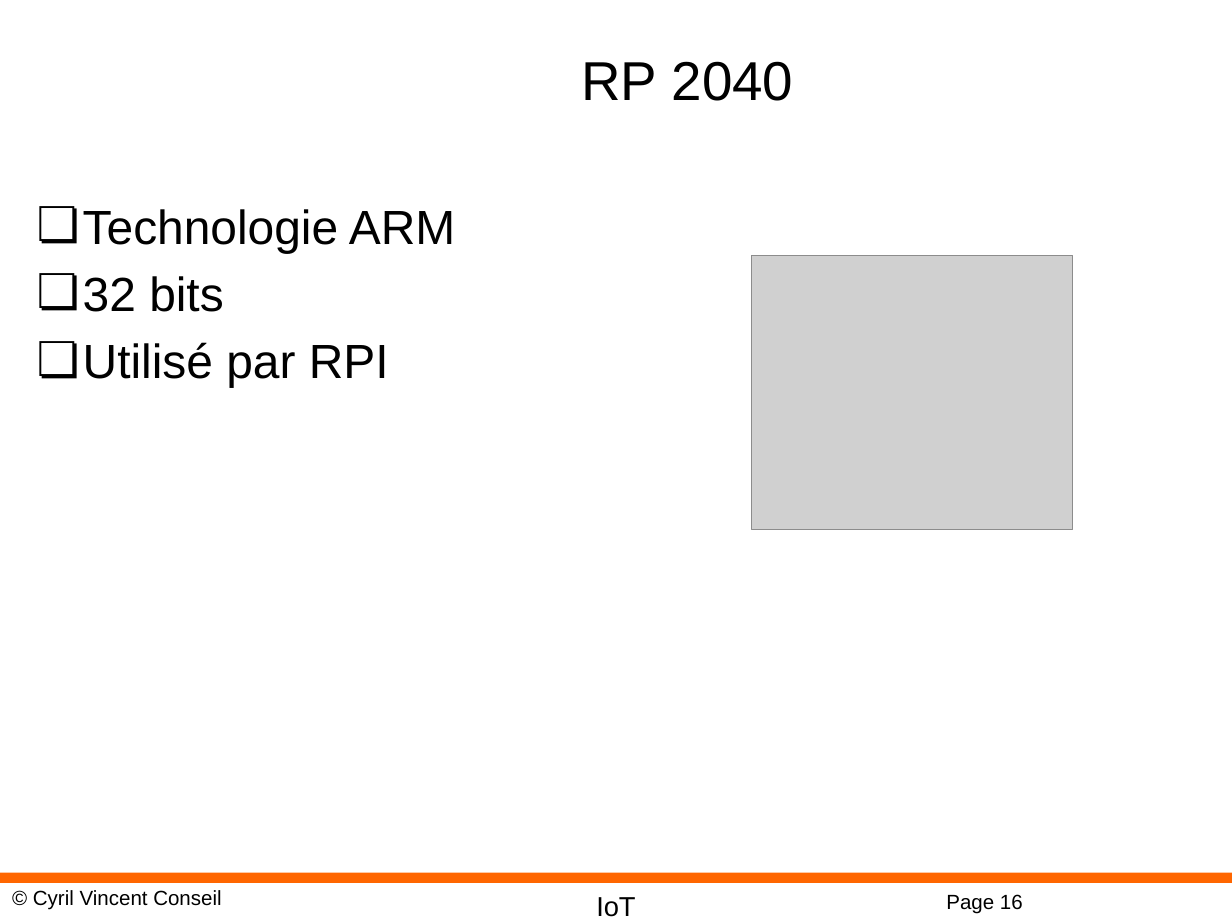
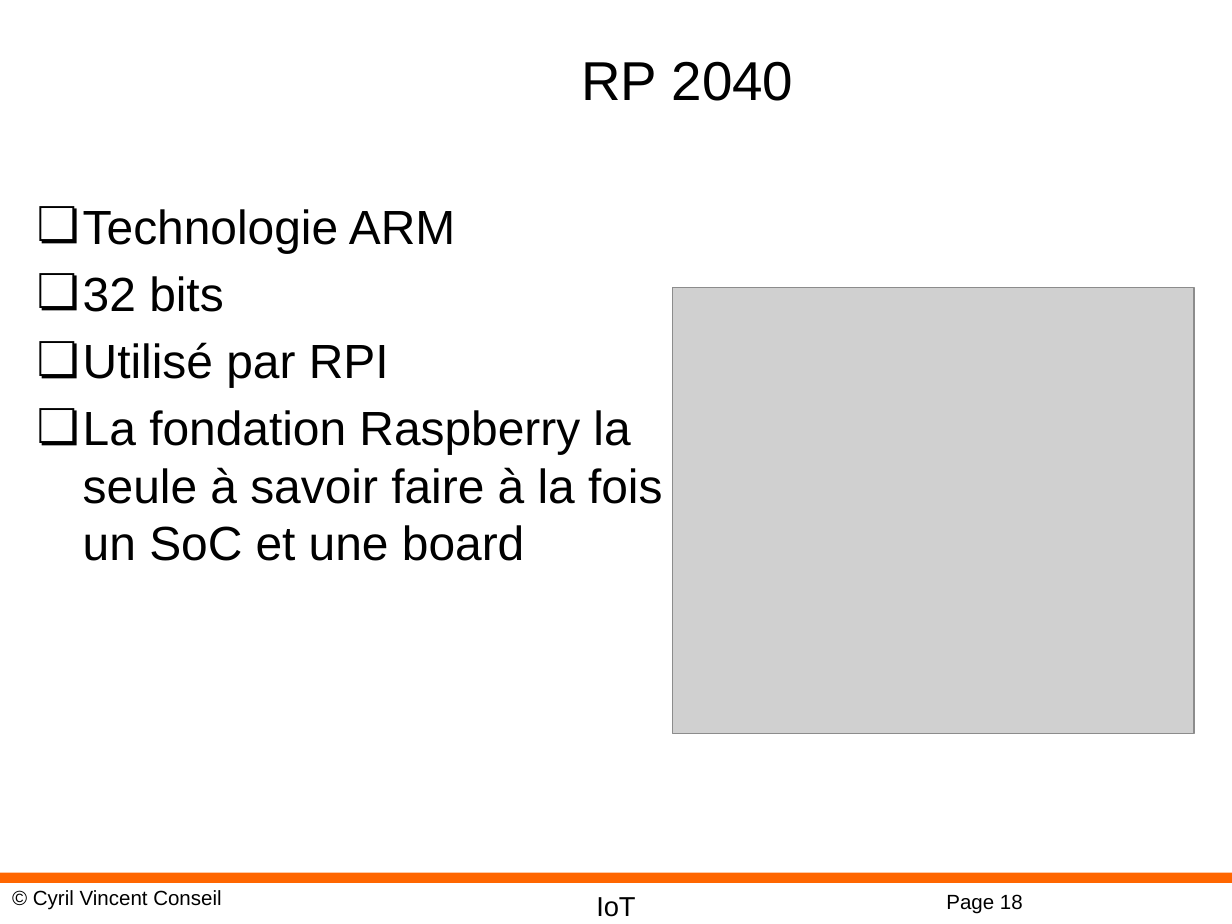
Before and after one commit to cyrilvincent/IoT, a slide deck: slide 18 of ppt/IoT01-Intro.pptx (slide 16 before the commit). Drawn at 1232x924 pixels with LibreOffice and Linux fonts; fonts in the diff are those of the drawing; grey boxes stand for pictures; background and template pictures are left out. Boxes give left, top, right and bottom in pixels: in the first picture for what was removed or moved away, otherwise in the second. Text is boxed around its words. In the diff, an @@ line names an element or a change of style, - is before the commit and + after.

```diff
--- a/ppt/IoT01-Intro.pptx
+++ b/ppt/IoT01-Intro.pptx
@@ picture resized from (x1=752, y1=255, x2=1072, y2=530) to (x1=673, y1=287, x2=1194, y2=733) @@
@@ text at (x1=83, y1=410, x2=662, y2=561): paragraph added @@
+❏ La fondation Raspberry la seule à savoir faire à la fois un SoC et une board
@@ page number at (x1=946, y1=894, x2=1023, y2=914): text changed @@
-Page 16
+Page 18
```
Also in this commit, not shown: 8 other slides changed, 4 slides added, 1 slide removed, 10 other files.
